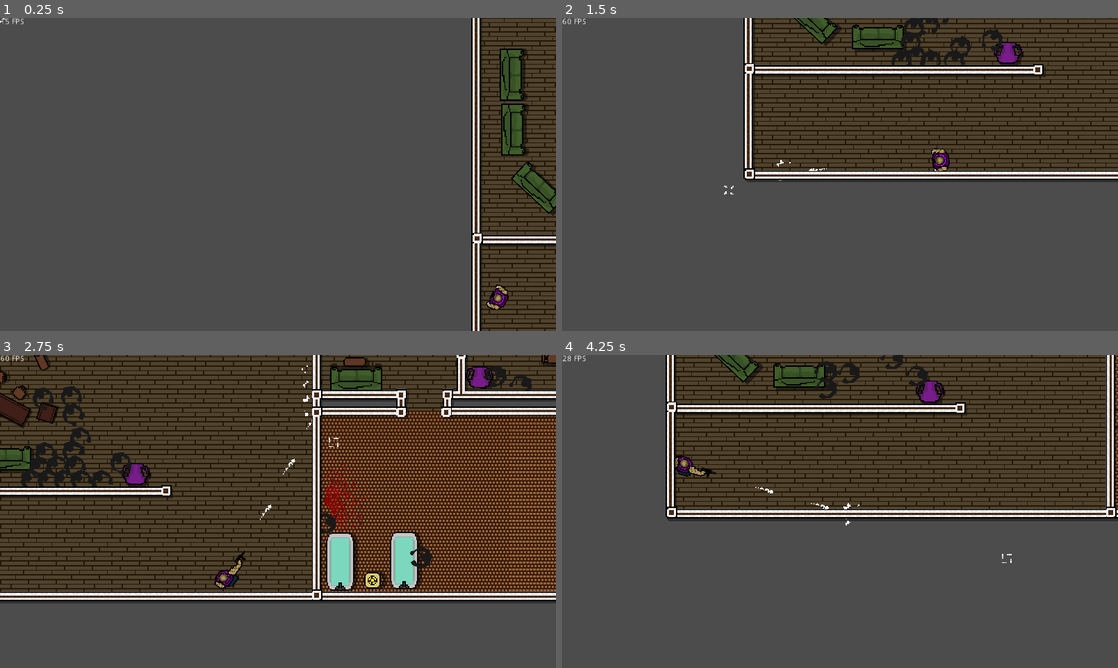
Above: before the commit, frames 1-4 (two rows, left to right).
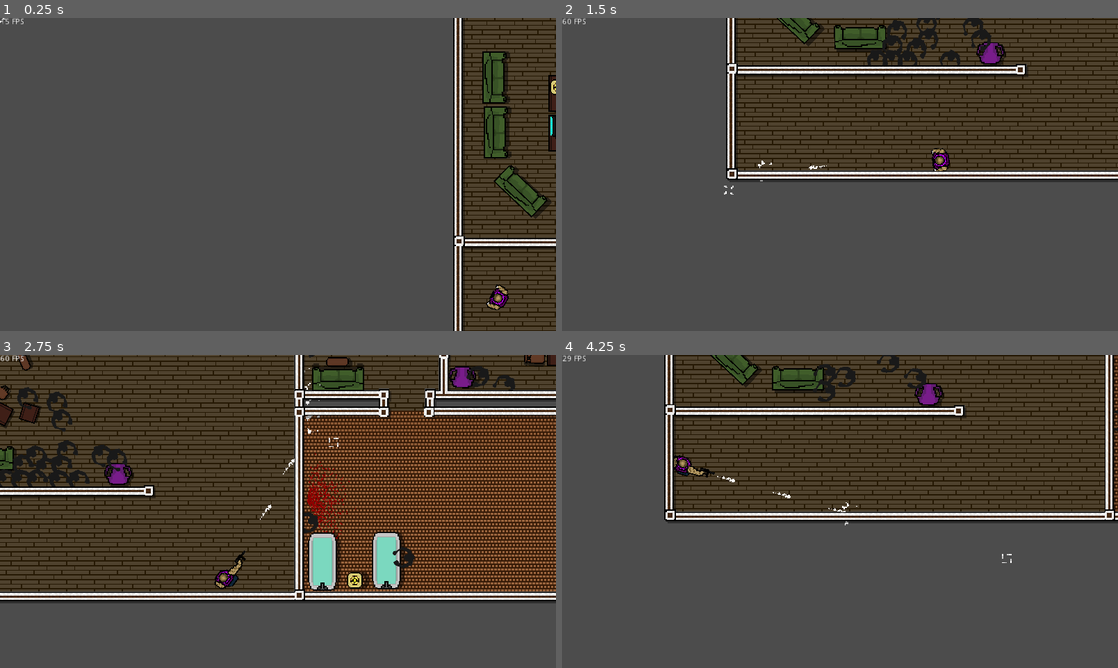
Above: after the commit, the same moments.

Repository: Martovvi/Zombie-Hunter
Game: Godot game, scene res://Game.tscn
The game is run twice, just before and just after one commit, with the same random seed, the same clock (stepped at 60 frames per second) and the same inputs.
Inputs (mouse positions are in pixels of both pictures, inside the frame that each line leads up to):
- Up to frame 1 (0.25 s): no input
- Up to frame 2 (1.5 s): tap Enter at 0.5 s; move the mouse to (962, 158) at 0.52 s; press the mouse at (962, 158) at 0.53 s; hold Right (ui_right) 0.53-1.28 s; move the mouse to (728, 190) at 1.27 s; release the mouse at (728, 190) at 1.28 s; hold Down (ui_down) from 1.28 s (still down); click (728, 190) at 1.35 s
- Up to frame 3 (2.75 s): move the mouse to (333, 442) at 2.02 s; release Down (ui_down) at 2.03 s; press the mouse at (333, 442) at 2.03 s; hold Right (ui_right) from 2.03 s (still down)
- Up to frame 4 (4.25 s): move the mouse to (812, 574) at 2.77 s; release Right (ui_right) at 2.78 s; release the mouse at (812, 574) at 2.78 s; hold Up (ui_up) 2.78-3.53 s; click (812, 574) at 2.85 s; move the mouse to (1006, 558) at 3.52 s; press the mouse at (1006, 558) at 3.53 s; hold Left (ui_left) from 3.53 s (still down)

The runs differ from the first frame. In frame 1, 13% of the frame differs, in the area x 81-100%, y 0-100%; in frame 2, 8.8%; in frame 3, 19%; in frame 4, 26%, in the area x 1-100%, y 0-55%.

Commit message:
Changed spritesheet

Diff:
--- a/Game.tscn
+++ b/Game.tscn
@@ -16,4 +16,4 @@
 [node name="Level1" parent="." instance=ExtResource( 3 )]
 
 [node name="Player" parent="." instance=ExtResource( 4 )]
-position = Vector2( -310.68, 96.6231 )
+position = Vector2( -295.57, 94.0451 )
--- a/scenes/player.tscn
+++ b/scenes/player.tscn
@@ -2,40 +2,39 @@
 
 [ext_resource path="res://assets/sprites/sprite_playersheet.png" type="Texture" id=1]
 [ext_resource path="res://scenes/camera.tscn" type="PackedScene" id=2]
-[ext_resource path="res://assets/sprites/sprite_playersheet2.png" type="Texture" id=3]
 [ext_resource path="res://scripts/player.gd" type="Script" id=4]
 [ext_resource path="res://assets/sprites/sprite_tec9shootingsheet.png" type="Texture" id=5]
 [ext_resource path="res://assets/sounds/tec9shot.mp3" type="AudioStream" id=6]
 
-[sub_resource type="AtlasTexture" id=1]
-atlas = ExtResource( 3 )
+[sub_resource type="AtlasTexture" id=20]
+atlas = ExtResource( 1 )
 region = Rect2( 0, 0, 24, 24 )
 
-[sub_resource type="AtlasTexture" id=2]
-atlas = ExtResource( 3 )
-region = Rect2( 24, 0, 24, 24 )
-
-[sub_resource type="AtlasTexture" id=3]
-atlas = ExtResource( 3 )
-region = Rect2( 48, 0, 24, 24 )
-
-[sub_resource type="AtlasTexture" id=4]
+[sub_resource type="AtlasTexture" id=21]
 atlas = ExtResource( 1 )
 region = Rect2( 24, 0, 24, 24 )
 
-[sub_resource type="AtlasTexture" id=5]
-atlas = ExtResource( 3 )
-region = Rect2( 96, 0, 24, 24 )
+[sub_resource type="AtlasTexture" id=22]
+atlas = ExtResource( 1 )
+region = Rect2( 48, 0, 24, 24 )
 
-[sub_resource type="AtlasTexture" id=6]
-atlas = ExtResource( 3 )
-region = Rect2( 120, 0, 24, 24 )
+[sub_resource type="AtlasTexture" id=23]
+atlas = ExtResource( 1 )
+region = Rect2( 72, 0, 24, 24 )
 
-[sub_resource type="AtlasTexture" id=7]
+[sub_resource type="AtlasTexture" id=24]
 atlas = ExtResource( 1 )
 region = Rect2( 96, 0, 24, 24 )
 
-[sub_resource type="AtlasTexture" id=8]
+[sub_resource type="AtlasTexture" id=25]
+atlas = ExtResource( 1 )
+region = Rect2( 120, 0, 24, 24 )
+
+[sub_resource type="AtlasTexture" id=26]
+atlas = ExtResource( 1 )
+region = Rect2( 144, 0, 24, 24 )
+
+[sub_resource type="AtlasTexture" id=27]
 atlas = ExtResource( 1 )
 region = Rect2( 0, 0, 24, 24 )
 
@@ -49,12 +48,12 @@
 
 [sub_resource type="SpriteFrames" id=11]
 animations = [ {
-"frames": [ SubResource( 1 ), SubResource( 2 ), SubResource( 3 ), SubResource( 4 ), SubResource( 1 ), SubResource( 5 ), SubResource( 6 ), SubResource( 7 ) ],
+"frames": [ SubResource( 20 ), SubResource( 21 ), SubResource( 22 ), SubResource( 23 ), SubResource( 20 ), SubResource( 24 ), SubResource( 25 ), SubResource( 26 ) ],
 "loop": true,
 "name": "default",
 "speed": 14.0
 }, {
-"frames": [ SubResource( 8 ) ],
+"frames": [ SubResource( 27 ) ],
 "loop": true,
 "name": "idle",
 "speed": 5.0
@@ -65,29 +64,33 @@
 "speed": 30.0
 } ]
 
+[sub_resource type="AtlasTexture" id=28]
+atlas = ExtResource( 1 )
+region = Rect2( 0, 24, 24, 24 )
+
+[sub_resource type="AtlasTexture" id=29]
+atlas = ExtResource( 1 )
+region = Rect2( 24, 24, 24, 24 )
+
+[sub_resource type="AtlasTexture" id=30]
+atlas = ExtResource( 1 )
+region = Rect2( 48, 24, 24, 24 )
+
+[sub_resource type="AtlasTexture" id=31]
+atlas = ExtResource( 1 )
+region = Rect2( 72, 24, 24, 24 )
+
+[sub_resource type="AtlasTexture" id=32]
+atlas = ExtResource( 1 )
+region = Rect2( 96, 24, 24, 24 )
+
 [sub_resource type="AtlasTexture" id=12]
 atlas = ExtResource( 1 )
 region = Rect2( 0, 24, 24, 24 )
 
-[sub_resource type="AtlasTexture" id=13]
-atlas = ExtResource( 1 )
-region = Rect2( 24, 24, 24, 24 )
-
-[sub_resource type="AtlasTexture" id=14]
-atlas = ExtResource( 1 )
-region = Rect2( 48, 24, 24, 24 )
-
-[sub_resource type="AtlasTexture" id=15]
-atlas = ExtResource( 1 )
-region = Rect2( 72, 24, 24, 24 )
-
-[sub_resource type="AtlasTexture" id=16]
-atlas = ExtResource( 1 )
-region = Rect2( 96, 24, 24, 24 )
-
 [sub_resource type="SpriteFrames" id=17]
 animations = [ {
-"frames": [ SubResource( 12 ), SubResource( 13 ), SubResource( 14 ), SubResource( 13 ), SubResource( 12 ), SubResource( 15 ), SubResource( 16 ), SubResource( 15 ) ],
+"frames": [ SubResource( 28 ), SubResource( 29 ), SubResource( 30 ), SubResource( 29 ), SubResource( 28 ), SubResource( 31 ), SubResource( 32 ), SubResource( 31 ) ],
 "loop": true,
 "name": "default",
 "speed": 14.0
@@ -142,6 +145,7 @@
 [node name="Hitbox" type="Area2D" parent="."]
 
 [node name="CollisionShape2D" type="CollisionShape2D" parent="Hitbox"]
+visible = false
 shape = SubResource( 19 )
 
 [connection signal="body_entered" from="Hitbox" to="." method="_on_Hitbox_body_entered"]
Binary file changed: assets/sprites/sprite_playersheet.png
Binary file removed: assets/sprites/sprite_playersheet2.png
Not shown, removed: assets/sprites/sprite_playersheet2.png.import
